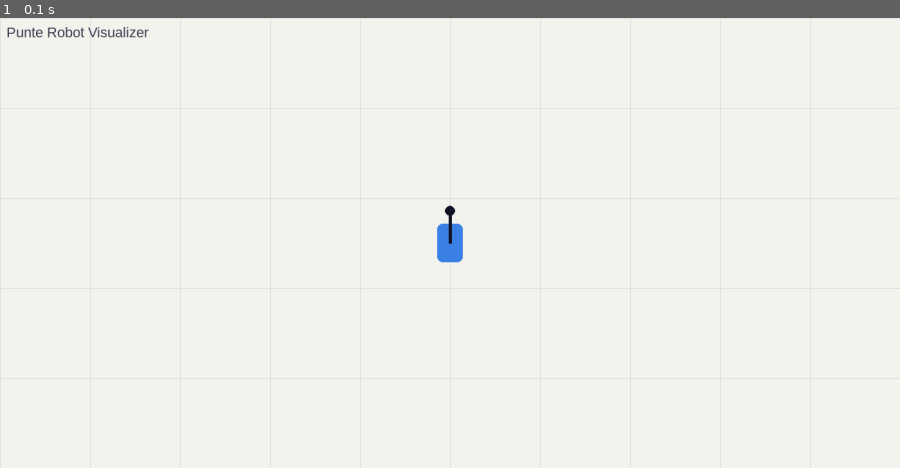
Above: before the commit, frame 1.
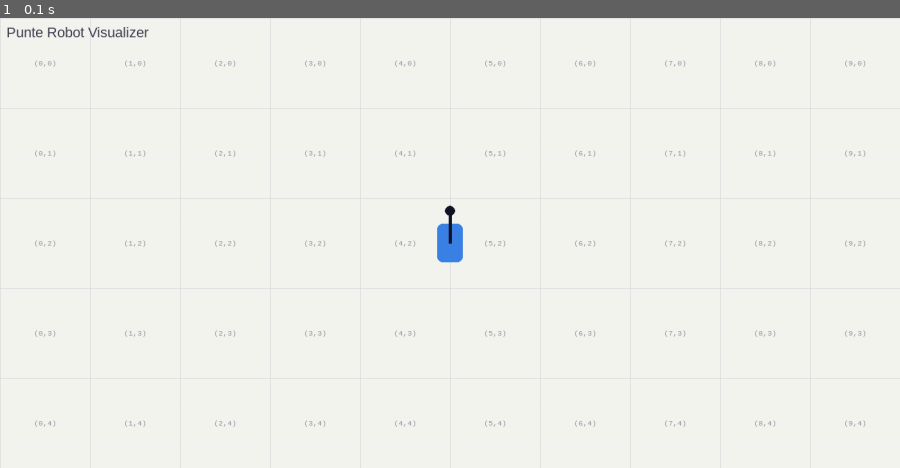
Above: after the commit, the same moment.

Repository: SudipVikram/OdometryVisualizer
Game: pygame game, started from main.py
Same seed, same stepped clock (60 frames per second), same inputs: the game is played once before the commit and once after it.
Inputs:
- Up to frame 1 (0.1 s): no input

The runs differ from the first frame. In frame 1, 0.5% of the frame differs, in the area x 3-97%, y 9-91%.

Commit message:
added matrix style numbering to the grid

Diff:
--- a/main.py
+++ b/main.py
@@ -44,6 +44,30 @@
     for y in range(0,HEIGHT,tile_size):
         pygame.draw.line(screen, GRID_COLOR, (0,y), (WIDTH,y),1)
 
+    # ---------------------
+    #   TILE NUMBERS
+    # ---------------------
+
+    font_small = pygame.font.SysFont("consolas", 13)   # smaller & monospaced → numbers align better
+
+    # How many tiles fit horizontally / vertically
+    cols = (WIDTH + tile_size - 1) // tile_size
+    rows = (HEIGHT + tile_size - 1) // tile_size
+
+    for row in range(rows):
+        for col in range(cols):
+            # center of this tile
+            cx = col * tile_size + tile_size // 2
+            cy = row * tile_size + tile_size // 2
+
+            # coordinate text — (x,y) with x = column, y = row
+            label = f"({col},{row})"
+
+            text_surf = font_small.render(label, True, (140, 140, 150))  # soft gray
+            text_rect = text_surf.get_rect(center=(cx, cy))
+
+            screen.blit(text_surf, text_rect)
+
     #--------------------
     # Robot
     #--------------------
